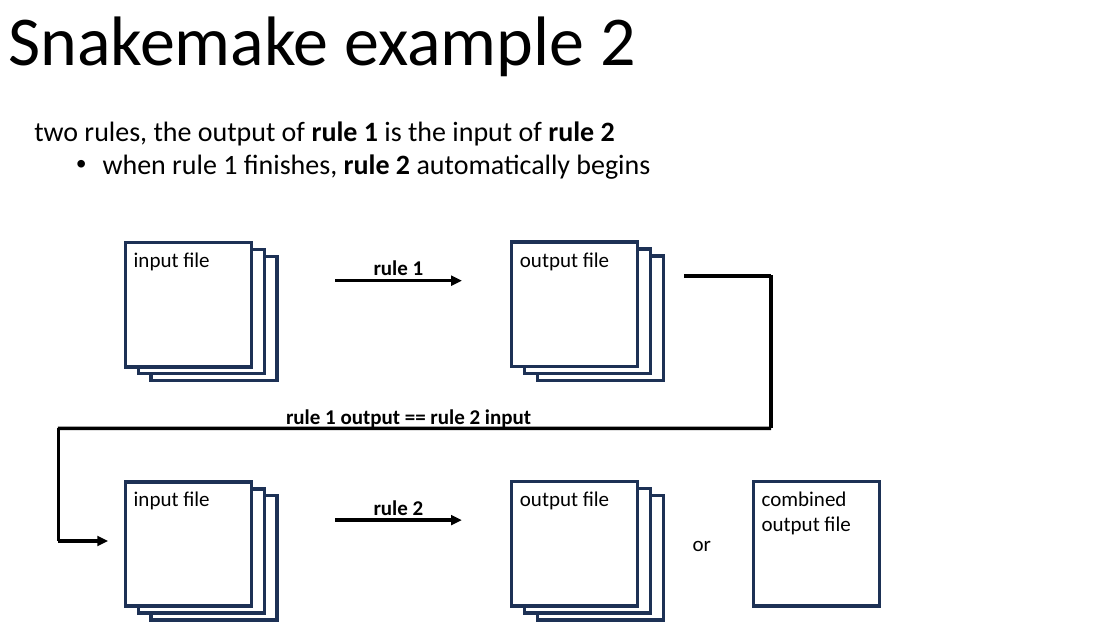
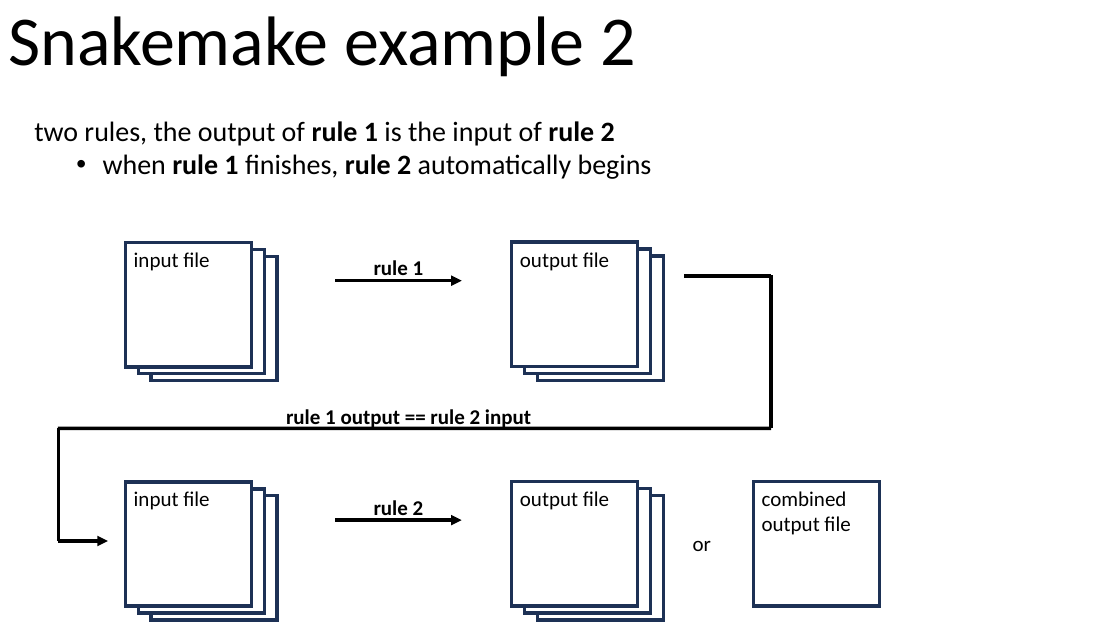
Before and after one commit to brian-arnold/intro_compbio_workflows_2024, a slide deck: slide 4 of slides/part2_snakemake.pptx. Drawn at 1120x630 pixels with LibreOffice and Linux fonts; fonts in the diff are those of the drawing. Boxes give left, top, right and bottom in pixels: in the first picture for what was removed or moved away, otherwise in the second. Text is boxed around its words. In the diff, an @@ line names an element or a change of style, - is before the commit and + after.

```diff
--- a/slides/part2_snakemake.pptx
+++ b/slides/part2_snakemake.pptx
@@ text at [103, 154, 652, 179]: bold on in "rule 1" @@
```
Also in this commit, not shown: 1 other slide changed, 3 other files.
